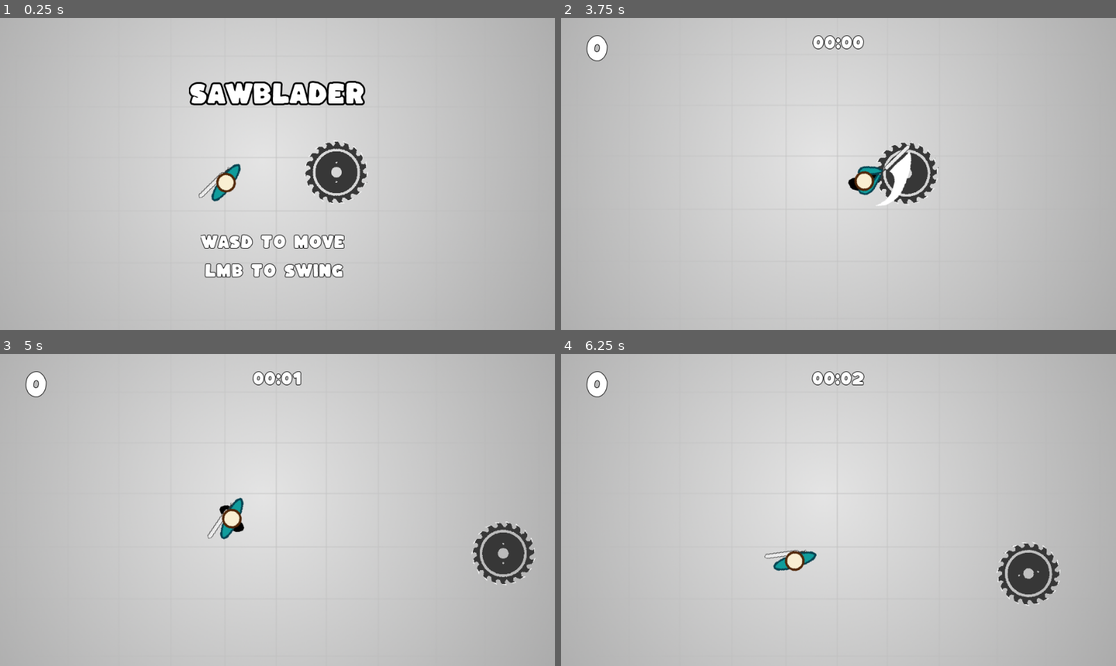
Above: before the commit, frames 1-4 (two rows, left to right).
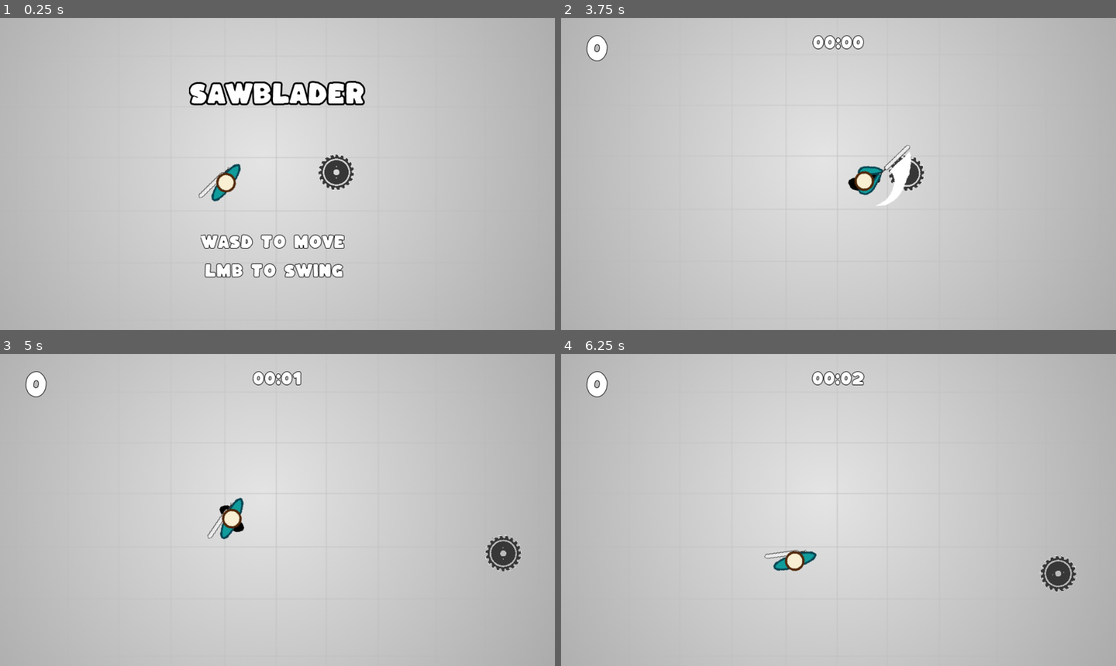
Above: after the commit, the same moments.

Repository: Zircon332/Sawblader
Game: Godot game, scene res://scenes/main.tscn
The game is run twice, just before and just after one commit, with the same random seed, the same clock (stepped at 60 frames per second) and the same inputs.
Inputs (mouse positions are in pixels of both pictures, inside the frame that each line leads up to):
- Up to frame 1 (0.25 s): no input
- Up to frame 2 (3.75 s): tap Enter at 0.5 s; move the mouse to (960, 158) at 0.52 s; hold D (move_right) 0.53-1.28 s; click (960, 158) at 0.6 s; move the mouse to (727, 189) at 1.27 s; hold S (move_down) 1.28-2.03 s; click (727, 189) at 1.35 s; move the mouse to (894, 105) at 2.02 s; hold D (move_right) 2.03-2.78 s; click (894, 105) at 2.1 s; move the mouse to (810, 236) at 2.77 s; hold W (move_up) 2.78-3.53 s; click (810, 236) at 2.85 s; move the mouse to (1005, 220) at 3.52 s; hold A (move_left) from 3.53 s (still down); click (1005, 220) at 3.6 s
- Up to frame 3 (5 s): keep holding A (move_left); move the mouse to (111, 463) at 4.27 s; click (111, 463) at 4.35 s
- Up to frame 4 (6.25 s): move the mouse to (866, 510) at 5.02 s; release A (move_left) at 5.03 s; hold S (move_down) 5.03-5.78 s; click (866, 510) at 5.1 s; move the mouse to (755, 432) at 5.77 s; hold D (move_right) from 5.78 s (still down); click (755, 432) at 5.85 s

The runs differ from the first frame. In frame 1, 1.0% of the frame differs, in the area x 54-67%, y 39-60%; in frame 2, 0.8%; in frame 3, 1.0%; in frame 4, 1.5%, in the area x 78-93%, y 60-81%.

Commit message:
make saw smaller

Diff:
--- a/entities/saw/saw.tscn
+++ b/entities/saw/saw.tscn
@@ -4,7 +4,7 @@
 [ext_resource path="res://entities/saw/saw.gd" type="Script" id=2]
 
 [sub_resource type="CircleShape2D" id=1]
-radius = 56.0089
+radius = 30.1496
 
 [node name="Saw" type="KinematicBody2D" groups=["entities"]]
 collision_layer = 2
@@ -12,7 +12,7 @@
 script = ExtResource( 2 )
 
 [node name="Sawblade" type="Sprite" parent="."]
-scale = Vector2( 0.172956, 0.172956 )
+scale = Vector2( 0.1, 0.1 )
 texture = ExtResource( 1 )
 flip_h = true
 
